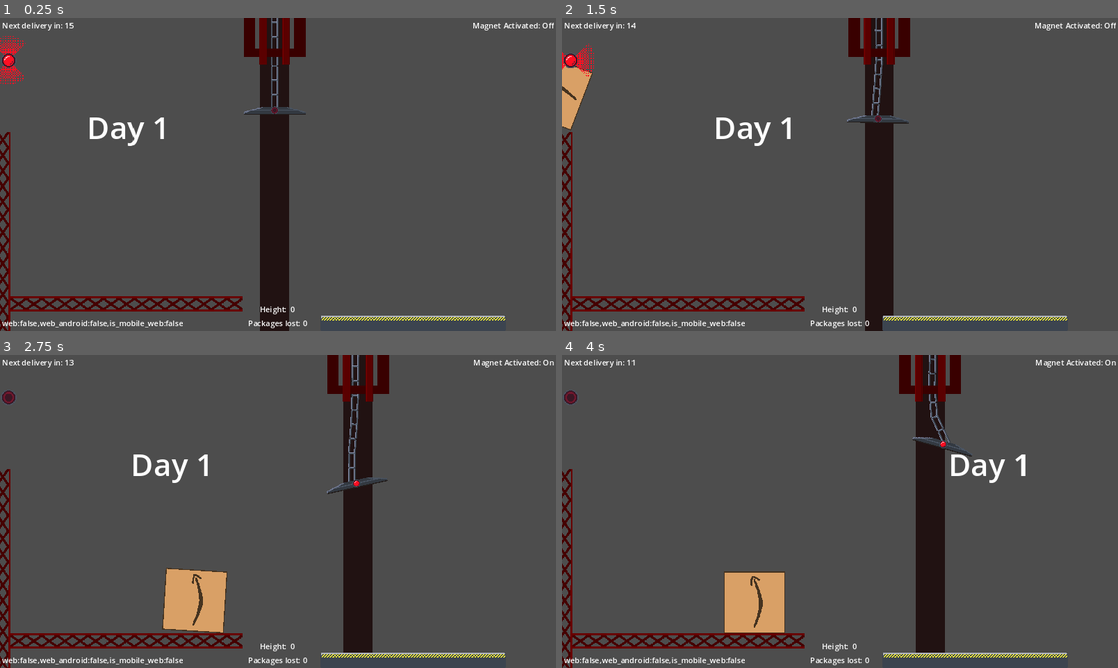
Above: before the commit, frames 1-4 (two rows, left to right).
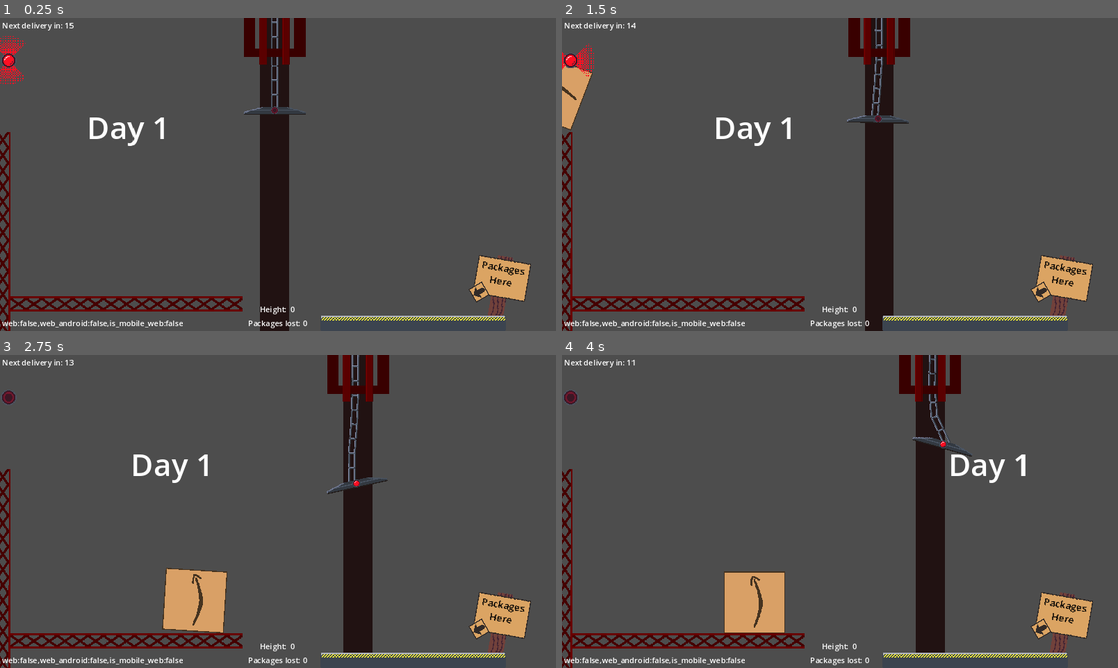
Above: after the commit, the same moments.

Repository: nanodeath/tippy-towers
Game: Godot game, scene res://game.tscn
Two runs of this game, one before a commit and one after it. Both use one fixed random seed, a clock stepped at 60 frames per second and the inputs below. The engine's default icon, where the game draws it, is replaced by a stand-in: a white triangle on a blue panel in a dark square.
Inputs:
- Up to frame 1 (0.25 s): no input
- Up to frame 2 (1.5 s): hold D (move_right) 0.53-1.28 s; tap Space (toggle_magnet) at 0.6, 1.35 s; hold S (move_down) from 1.28 s (still down)
- Up to frame 3 (2.75 s): release S (move_down) at 2.03 s; hold D (move_right) from 2.03 s (still down); tap Space (toggle_magnet) at 2.1 s
- Up to frame 4 (4 s): release D (move_right) at 2.78 s; hold W (move_up) 2.78-3.53 s; tap Space (toggle_magnet) at 2.85, 3.6 s; hold A (move_left) from 3.53 s (still down)

The runs differ from the first frame. In frame 1, 1.6% of the frame differs, in the area x 84-100%, y 1-96%; in frame 2, 1.6%; in frame 3, 1.6%; in frame 4, 1.6%.

Commit message:
Sign

Diff:
--- a/tippy-towers/game.tscn
+++ b/tippy-towers/game.tscn
@@ -34,6 +34,7 @@
 [ext_resource type="Script" path="res://scripts/status_light.gd" id="30_fyiyi"]
 [ext_resource type="Texture2D" uid="uid://6uwmlnf1m6do" path="res://art/bright_light.png" id="30_sx8h4"]
 [ext_resource type="Script" path="res://scripts/day_manager.gd" id="33_a6mjg"]
+[ext_resource type="PackedScene" uid="uid://ordtntrrhmst" path="res://scenes/sign.tscn" id="35_d8xem"]
 
 [sub_resource type="RectangleShape2D" id="RectangleShape2D_uhjy8"]
 size = Vector2(506, 32)
@@ -137,6 +138,7 @@
 theme_override_constants/margin_bottom = 4
 
 [node name="MagnetStatus" type="HBoxContainer" parent="CanvasLayer/MarginContainer"]
+visible = false
 layout_mode = 2
 size_flags_horizontal = 8
 size_flags_vertical = 0
@@ -549,3 +551,7 @@
 unique_name_in_owner = true
 script = ExtResource("33_a6mjg")
 packages_per_day = 2
+
+[node name="Sign" parent="." instance=ExtResource("35_d8xem")]
+position = Vector2(1026, 620)
+rotation = 0.171317
--- /dev/null
+++ b/tippy-towers/scenes/sign.tscn
@@ -0,0 +1,43 @@
+[gd_scene load_steps=4 format=3 uid="uid://ordtntrrhmst"]
+
+[ext_resource type="Texture2D" uid="uid://124hrj8box3j" path="res://art/sign_post.png" id="1_fp0i1"]
+[ext_resource type="Texture2D" uid="uid://4cr4e2g82lqh" path="res://art/sign_9.png" id="2_2t25x"]
+[ext_resource type="Texture2D" uid="uid://crmaqvpwvbxet" path="res://art/sign_arrow.png" id="3_5qh4d"]
+
+[node name="Sign" type="Node2D"]
+
+[node name="SignPost" type="Sprite2D" parent="."]
+position = Vector2(0, -64)
+scale = Vector2(2, 2)
+texture = ExtResource("1_fp0i1")
+
+[node name="SignBoard" type="NinePatchRect" parent="."]
+offset_left = -55.0
+offset_top = -122.0
+offset_right = 55.0
+offset_bottom = -42.0
+texture = ExtResource("2_2t25x")
+patch_margin_left = 2
+patch_margin_top = 3
+patch_margin_right = 2
+patch_margin_bottom = 3
+axis_stretch_horizontal = 1
+axis_stretch_vertical = 1
+
+[node name="RichTextLabel" type="RichTextLabel" parent="SignBoard"]
+layout_mode = 0
+offset_left = 3.0
+offset_top = 4.0
+offset_right = 105.0
+offset_bottom = 76.0
+theme_override_colors/default_color = Color(0, 0, 0, 1)
+theme_override_font_sizes/normal_font_size = 20
+bbcode_enabled = true
+text = "[center]Packages Here[/center]"
+fit_content = true
+scroll_active = false
+
+[node name="SignArrow" type="Sprite2D" parent="."]
+position = Vector2(-42, -46)
+rotation = -0.702137
+texture = ExtResource("3_5qh4d")
Binary file added: tippy-towers/art/sign_9.aseprite
Binary file added: tippy-towers/art/sign_9.png
Not shown, added: tippy-towers/art/sign_9.png.import
Binary file added: tippy-towers/art/sign_arrow.aseprite
Binary file added: tippy-towers/art/sign_arrow.png
Not shown, added: tippy-towers/art/sign_arrow.png.import
Binary file added: tippy-towers/art/sign_post.aseprite
Binary file added: tippy-towers/art/sign_post.png
Not shown, added: tippy-towers/art/sign_post.png.import
Not shown: 1 places in tippy-towers/game.tscn that only renumber resources
